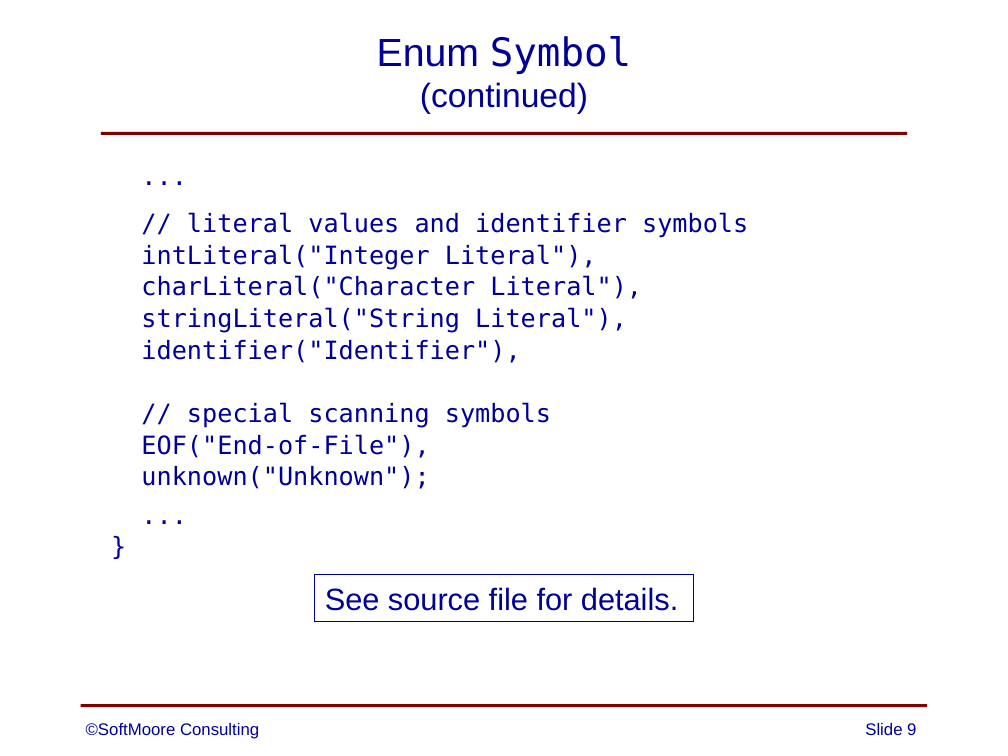
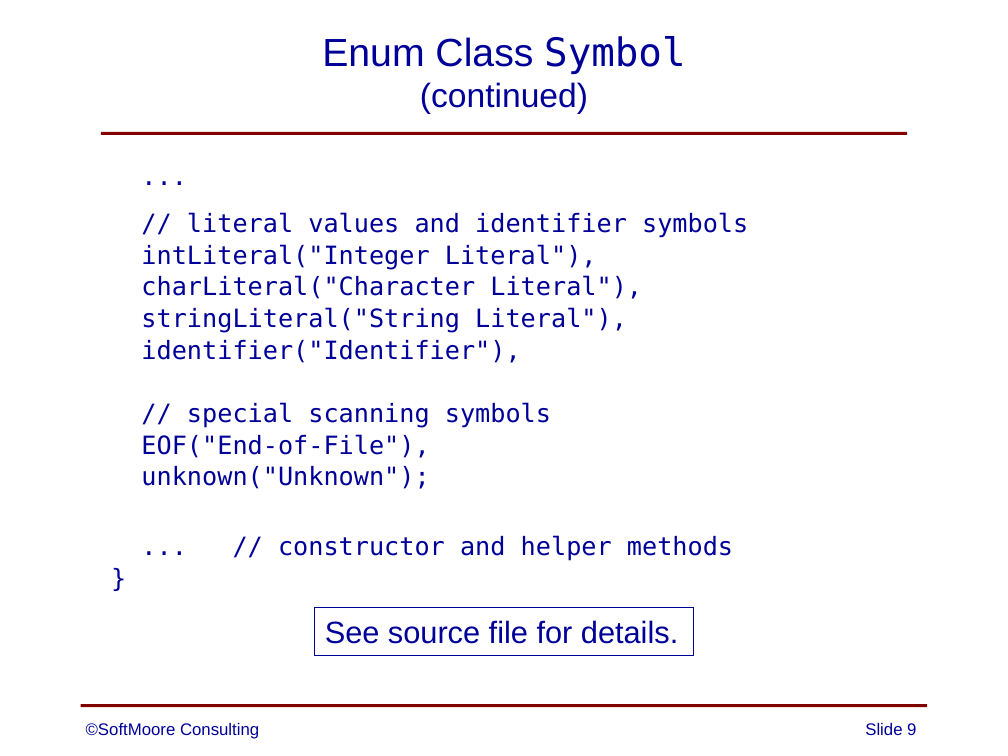
Before and after one commit to SoftMoore/CPRL, a slide deck: slide 9 of PowerPoint Slides/05 - Lexical Analysis.pptx. Drawn at 1008x756 pixels with LibreOffice and Linux fonts; fonts in the diff are those of the drawing. Boxes give left, top, right and bottom in pixels: in the first picture for what was removed or moved away, otherwise in the second. Text is boxed around its words. In the diff, an @@ line names an element or a change of style, - is before the commit and + after.

```diff
--- a/PowerPoint Slides/05 - Lexical Analysis.pptx
+++ b/PowerPoint Slides/05 - Lexical Analysis.pptx
@@ title at (x1=322, y1=36, x2=685, y2=114): text changed; size 24 to 28 pt @@
-Enum Symbol
-(continued)
+Enum Class Symbol
+(continued)
@@ text at (x1=278, y1=535, x2=733, y2=561): text changed @@
-...
+... // constructor and helper methods
@@ rectangle "See source file for details." moved from (x1=314, y1=574, x2=694, y2=621) to (x1=314, y1=608, x2=694, y2=655) @@
```
Also in this commit, not shown: 4 other slides changed, 18 other files.
